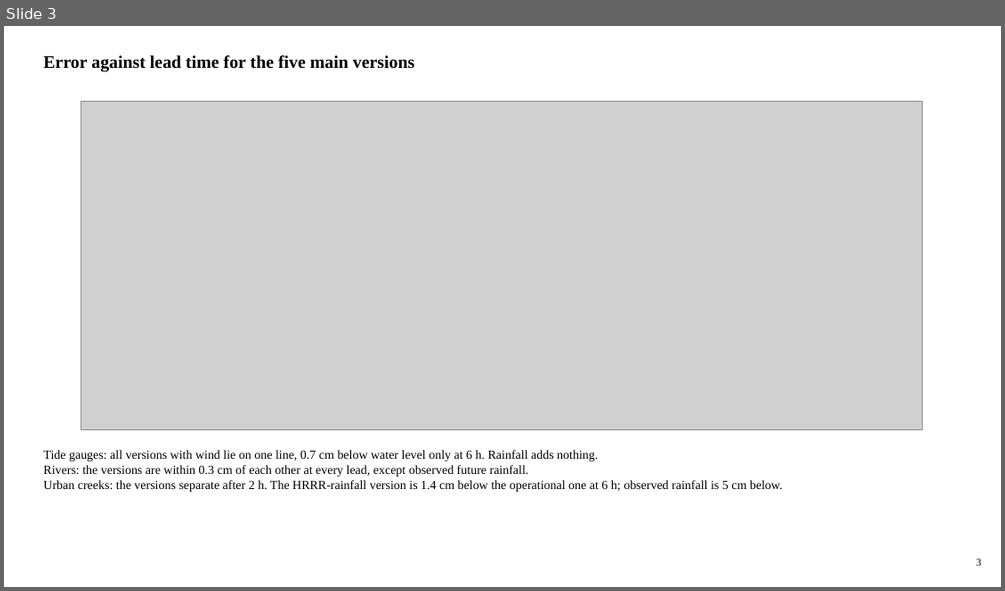
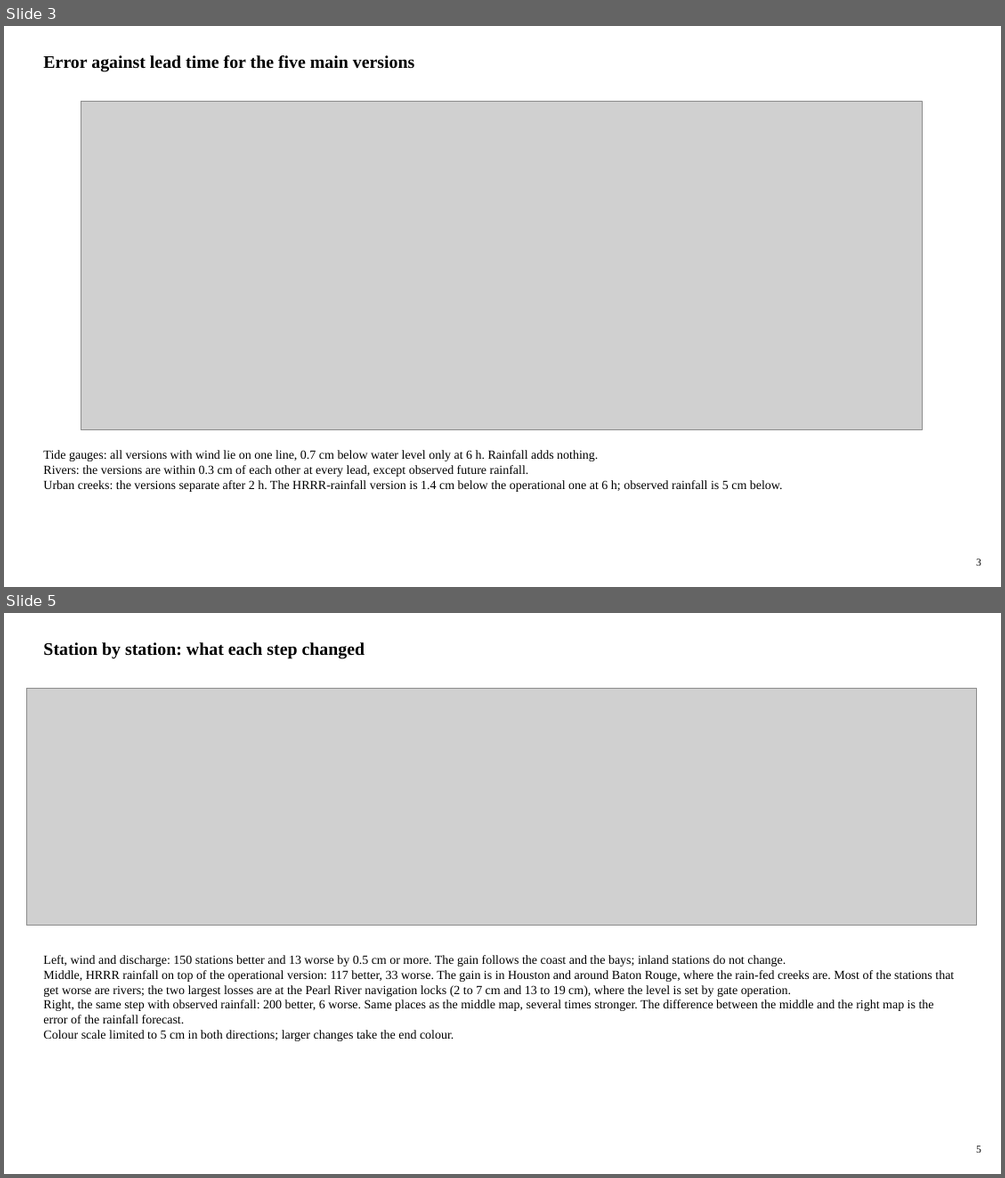
Before and after one commit to LaurenW1997/subdomainLSTM, a slide deck: deliverables/17_versions/version_comparison.pptx. Shown one above the other, each under a label of ours: slide 3 before the commit, slides 3 and 5 after it; the slides between them are not shown. The pictures are 1005x591 and 1005x1178 pixels, drawn with LibreOffice and Linux fonts; fonts in the diff are those of the drawing; grey boxes stand for pictures. Boxes give left, top, right and bottom in pixels: in the first picture for what was removed or moved away, otherwise in the second. Text is boxed around its words. In the diff, an @@ line names an element or a change of style, - is before the commit and + after.

```diff
--- a/deliverables/17_versions/version_comparison.pptx
+++ b/deliverables/17_versions/version_comparison.pptx
@@ slide 5 added at (x1=4, y1=613, x2=1001, y2=1174), background #FFFFFF @@
@@ text added at (x1=43, y1=642, x2=365, y2=659), 17 pt, text #000000, bold @@
+Station by station: what each step changed
@@ picture added at (x1=26, y1=688, x2=976, y2=925) @@
@@ text added at (x1=43, y1=955, x2=954, y2=1041), 12 pt, text #000000 @@
+Left, wind and discharge: 150 stations better and 13 worse by 0.5 cm or more. The gain follows the coast and the bays; inland stations do not change.
+Middle, HRRR rainfall on top of the operational version: 117 better, 33 worse. The gain is in Houston and around Baton Rouge, where the rain-fed creeks are. Most of the stations that get worse are rivers; the two largest losses are at the Pearl River navigation locks (2 to 7 cm and 13 to 19 cm), where the level is set by gate operation.
+Right, the same step with observed rainfall: 200 better, 6 worse. Same places as the middle map, several times stronger. The difference between the middle and the right map is the error of the rainfall forecast.
+Colour scale limited to 5 cm in both directions; larger changes take the end colour.
@@ text added at (x1=976, y1=1145, x2=981, y2=1152), 10 pt, text #000000 @@
+5
```
Also in this commit, not shown: 21 slides changed, 1 other slide added, 6 other files.
